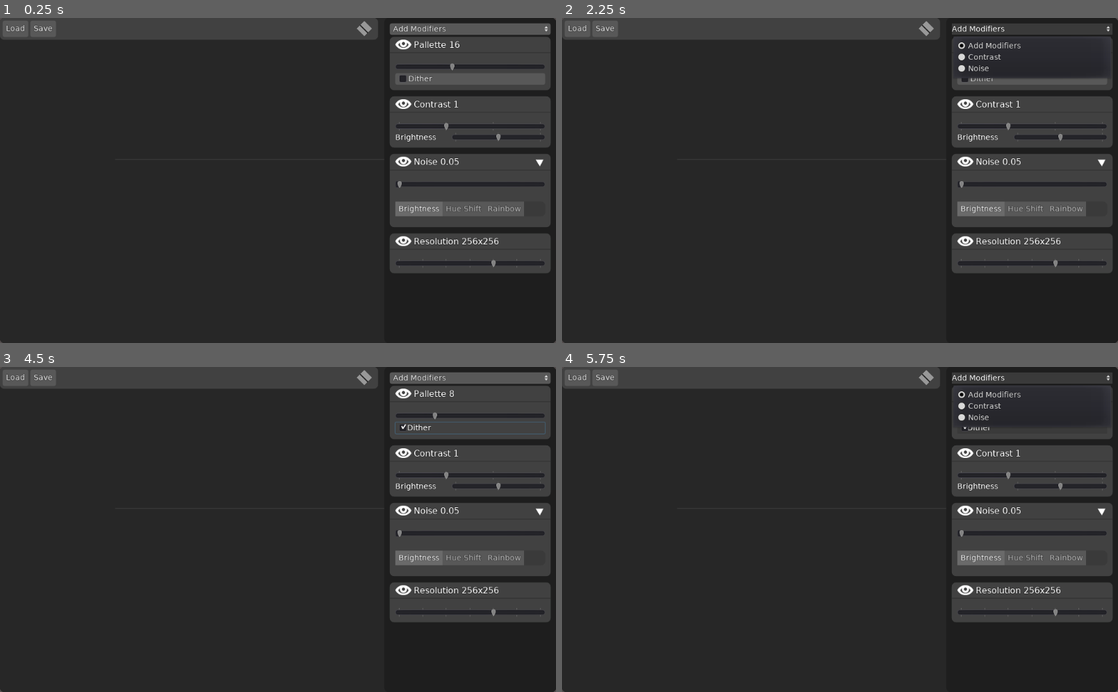
Above: before the commit, frames 1-4 (two rows, left to right).
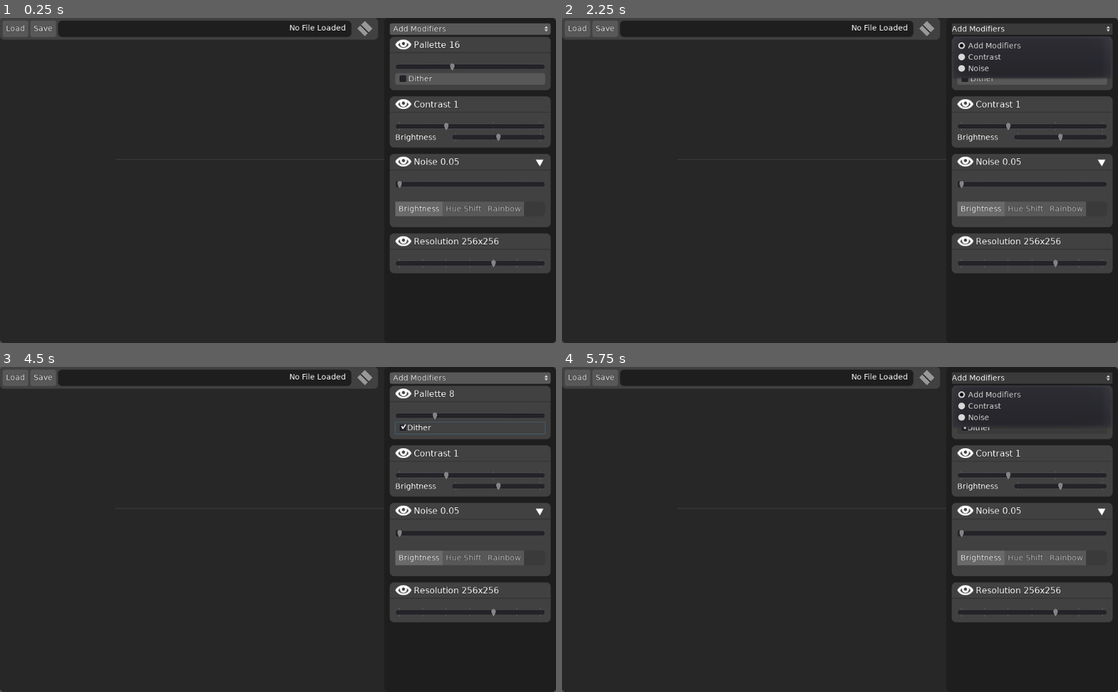
Above: after the commit, the same moments.

Repository: jackaperkins/texrex
Game: Godot game, scene res://main.tscn
Same seed, same stepped clock (60 frames per second), same inputs: the game is played once before the commit and once after it.
Inputs (mouse positions are in pixels of both pictures, inside the frame that each line leads up to):
- Up to frame 1 (0.25 s): no input
- Up to frame 2 (2.25 s): click (967, 44) at 0.52 s; click (967, 44) at 1.27 s; click "Add Modifiers" at 2 s
- Up to frame 3 (4.5 s): click "Dither" at 2.75 s; click "Add Modifiers" at 3.5 s; click "Dither" at 4.25 s
- Up to frame 4 (5.75 s): click "Add Modifiers" at 5 s

The runs differ from the first frame. In frame 1, 2.6% of the frame differs, in the area x 10-67%, y 0-6%; in frame 2, 2.6%; in frame 3, 2.6%; in frame 4, 2.6%.

Commit message:
add file path bar

Diff:
--- /dev/null
+++ b/texrex/junk/Item.tscn
@@ -0,0 +1,34 @@
+[gd_scene load_steps=2 format=2]
+
+[ext_resource path="res://junk/dragable_item.gd" type="Script" id=1]
+
+[node name="Item" type="PanelContainer"]
+margin_right = 249.0
+margin_bottom = 46.0
+script = ExtResource( 1 )
+__meta__ = {
+"_edit_use_anchors_": false
+}
+
+[node name="VBoxContainer" type="VBoxContainer" parent="."]
+margin_left = 7.0
+margin_top = 7.0
+margin_right = 242.0
+margin_bottom = 63.0
+
+[node name="ColorPickerButton" type="ColorPickerButton" parent="VBoxContainer"]
+margin_right = 235.0
+margin_bottom = 20.0
+disabled = true
+
+[node name="Label" type="Label" parent="VBoxContainer"]
+margin_top = 24.0
+margin_right = 235.0
+margin_bottom = 38.0
+text = "its me"
+
+[node name="Label2" type="Label" parent="VBoxContainer"]
+margin_top = 42.0
+margin_right = 235.0
+margin_bottom = 56.0
+text = "....its me ?"
--- /dev/null
+++ b/texrex/junk/dragable_item.gd
@@ -0,0 +1,33 @@
+extends PanelContainer
+
+
+# Declare member variables here. Examples:
+# var a = 2
+# var b = "text"
+
+export (Color, RGBA) var color = Color(1, 0, 0, 1)
+
+# Called when the node enters the scene tree for the first time.
+func _ready():
+	$VBoxContainer/Label.text = String(floor(rand_range(0,99)))
+	if randf() > 0.5:
+		var x = $VBoxContainer/Label2.duplicate()
+		$VBoxContainer.add_child(x)
+	$VBoxContainer/ColorPickerButton.color = Color(randf(), randf(), randf())
+
+
+func can_drop_data(position, data):
+	return get_parent().can_drop_data(position + rect_position, data)
+
+func drop_data(position, data):
+	get_parent().drop_data(position, data)
+
+func get_drag_data(position):
+	var cpb = ColorPickerButton.new()
+	cpb.color = color
+	cpb.rect_size = Vector2(50, 10)
+	set_drag_preview(cpb)
+	var data = {}
+	data.self = self
+	print('started dragging?')
+	return data
--- /dev/null
+++ b/texrex/junk/reorder_Test.tscn
@@ -0,0 +1,74 @@
+[gd_scene load_steps=4 format=2]
+
+[ext_resource path="res://junk/Item.tscn" type="PackedScene" id=1]
+[ext_resource path="res://junk/stack.gd" type="Script" id=2]
+
+[sub_resource type="StyleBoxFlat" id=1]
+bg_color = Color( 1, 1, 1, 1 )
+corner_radius_top_left = 8
+corner_radius_top_right = 8
+corner_radius_bottom_right = 8
+corner_radius_bottom_left = 8
+
+[node name="Control" type="Control"]
+anchor_left = 0.000921756
+anchor_top = 0.00157313
+anchor_right = 1.00092
+anchor_bottom = 1.00157
+margin_left = -2.3613
+margin_top = 0.23677
+margin_right = -2.36133
+margin_bottom = 0.236816
+__meta__ = {
+"_edit_use_anchors_": false
+}
+
+[node name="Panel" type="Panel" parent="."]
+margin_left = 193.0
+margin_top = 69.0
+margin_right = 464.0
+margin_bottom = 566.0
+__meta__ = {
+"_edit_use_anchors_": false
+}
+
+[node name="VBoxContainer" type="VBoxContainer" parent="Panel"]
+anchor_right = 1.0
+anchor_bottom = 1.0
+margin_left = 11.0
+margin_top = 12.0
+margin_right = -11.0
+margin_bottom = -12.0
+script = ExtResource( 2 )
+__meta__ = {
+"_edit_use_anchors_": false
+}
+
+[node name="Item" parent="Panel/VBoxContainer" instance=ExtResource( 1 )]
+margin_bottom = 70.0
+
+[node name="Item2" parent="Panel/VBoxContainer" instance=ExtResource( 1 )]
+margin_top = 74.0
+margin_bottom = 144.0
+
+[node name="Item3" parent="Panel/VBoxContainer" instance=ExtResource( 1 )]
+margin_top = 148.0
+margin_bottom = 218.0
+
+[node name="Item4" parent="Panel/VBoxContainer" instance=ExtResource( 1 )]
+margin_top = 222.0
+margin_bottom = 292.0
+
+[node name="Item5" parent="Panel/VBoxContainer" instance=ExtResource( 1 )]
+margin_top = 296.0
+margin_bottom = 366.0
+
+[node name="PreviewBar" type="Panel" parent="Panel"]
+margin_left = 2.758
+margin_top = 4.973
+margin_right = 270.758
+margin_bottom = 11.973
+custom_styles/panel = SubResource( 1 )
+__meta__ = {
+"_edit_use_anchors_": false
+}
--- /dev/null
+++ b/texrex/junk/stack.gd
@@ -0,0 +1,47 @@
+extends VBoxContainer
+
+
+# Declare member variables here. Examples:
+# var a = 2
+# var b = "text"
+
+onready var preview_bar = $"../PreviewBar"
+
+var potential_index = 0
+
+# Called when the node enters the scene tree for the first time.
+func _ready():
+	pass # Replace with function body.
+
+
+# Called every frame. 'delta' is the elapsed time since the previous frame.
+#func _process(delta):
+#	pass
+
+func can_drop_data(position, data):
+	potential_index = 0
+	print(String(position))
+
+	position.y = floor(position.y / 40)*40
+
+	var children = get_children()
+
+	var snapped_y = 0
+
+	# loop over children comparing out height to half middle of each child
+	for child in children:
+		if position.y < child.rect_position.y + child.rect_size.y/2:
+			break
+		else:
+			potential_index += 1
+			snapped_y = child.rect_position.y + child.rect_size.y
+
+	preview_bar.rect_position = Vector2(0, snapped_y)
+	return true
+
+
+func drop_data(position, data):
+	var item:Control = data.self
+	move_child(item, potential_index)
+	print(potential_index)
+	print('data was dropped at position ' + String(position))
--- a/texrex/main.gd
+++ b/texrex/main.gd
@@ -6,6 +6,7 @@
 var result = Image.new()
 
 onready var modifiers_container = $main_split/Panel/VBoxContainer/modifiers_container
+onready var file_name_label = $"main_split/main area/Menubar/HBoxContainer/PanelContainer/Filename"
 
 var texture = ImageTexture.new() # texture version that can be shown inside a sprite
 
@@ -128,6 +129,7 @@
 	var path = path_to_image.rsplit("/", true, 1)[0]
 	config.set_value('memory', 'last_directory', path)
 	print('setting path memory! ' + path)
+	file_name_label.text = path_to_image
 	config.save('user://settings.cfg')
 	original_image.load(path_to_image)
 	image.copy_from(original_image)
--- a/texrex/main.tscn
+++ b/texrex/main.tscn
@@ -1,27 +1,9 @@
-[gd_scene load_steps=8 format=2]
+[gd_scene load_steps=7 format=2]
 
 [ext_resource path="res://main.gd" type="Script" id=1]
 [ext_resource path="res://modifiers/contrast/modifier_contrast.tscn" type="PackedScene" id=2]
 [ext_resource path="res://theme/main_theme.tres" type="Theme" id=6]
 [ext_resource path="res://theme/panel_styleboxflat_dark.tres" type="StyleBox" id=7]
-
-[sub_resource type="GDScript" id=1]
-script/source = "extends MenuButton
-
-var popup
-
-func _ready():
-	popup = get_popup()
-	popup.add_item(\"Open...\")
-	popup.add_separator()
-	popup.add_item(\"item b\")
-	popup.add_item(\"item c\")
-	popup.connect(\"id_pressed\", self, \"_on_item_pressed\")
-
-func _on_item_pressed(ID):
-	print(ID)
-	print(popup.get_item_text(ID), \" pressed\")
-"
 
 [sub_resource type="StyleBoxFlat" id=2]
 
@@ -110,21 +92,9 @@
 "_edit_use_anchors_": false
 }
 
-[node name="MenuButton" type="MenuButton" parent="main_split/main area/Menubar/HBoxContainer"]
-visible = false
-margin_right = 35.0
-margin_bottom = 30.0
-text = "File"
-items = [ "Open...", null, 0, false, false, 0, 0, null, "", false, "", null, 0, false, false, 1, 0, null, "", true ]
-switch_on_hover = true
-script = SubResource( 1 )
-__meta__ = {
-"_edit_use_anchors_": false
-}
-
 [node name="Load" type="Button" parent="main_split/main area/Menubar/HBoxContainer"]
 margin_right = 47.0
-margin_bottom = 30.0
+margin_bottom = 37.0
 text = "Load"
 __meta__ = {
 "_edit_use_anchors_": false
@@ -133,22 +103,43 @@
 [node name="Save" type="Button" parent="main_split/main area/Menubar/HBoxContainer"]
 margin_left = 51.0
 margin_right = 98.0
-margin_bottom = 30.0
+margin_bottom = 37.0
 text = "Save"
 __meta__ = {
 "_edit_use_anchors_": false
 }
 
+[node name="PanelContainer" type="Panel" parent="main_split/main area/Menubar/HBoxContainer"]
+margin_left = 102.0
+margin_right = 642.0
+margin_bottom = 37.0
+size_flags_horizontal = 3
+custom_styles/panel = ExtResource( 7 )
+
+[node name="Filename" type="Label" parent="main_split/main area/Menubar/HBoxContainer/PanelContainer"]
+anchor_right = 1.0
+anchor_bottom = 1.0
+margin_left = 10.0
+margin_top = 5.0
+margin_right = -10.0
+size_flags_horizontal = 5
+text = "No File Loaded"
+align = 2
+clip_text = true
+__meta__ = {
+"_edit_use_anchors_": false
+}
+
 [node name="Container" type="Control" parent="main_split/main area/Menubar/HBoxContainer"]
-margin_left = 686.0
+margin_left = 646.0
 margin_right = 686.0
-margin_bottom = 30.0
-size_flags_horizontal = 10
+margin_bottom = 37.0
+rect_min_size = Vector2( 40, 0 )
 
 [node name="RenderIndicator" type="Panel" parent="main_split/main area/Menubar/HBoxContainer/Container"]
-margin_left = -30.0
+margin_left = 10.9698
 margin_top = 4.522
-margin_right = -10.0
+margin_right = 30.9698
 margin_bottom = 24.522
 rect_rotation = -134.6
 rect_pivot_offset = Vector2( 10, 10 )
--- a/texrex/theme/panel_styleboxflat_dark.tres
+++ b/texrex/theme/panel_styleboxflat_dark.tres
@@ -1,10 +1,10 @@
 [gd_resource type="StyleBoxFlat" format=2]
 
 [resource]
-content_margin_left = 10.0
-content_margin_right = 10.0
-content_margin_top = 10.0
-content_margin_bottom = 10.0
+content_margin_left = 0.0
+content_margin_right = 0.0
+content_margin_top = 0.0
+content_margin_bottom = 0.0
 bg_color = Color( 0.121569, 0.121569, 0.121569, 1 )
 corner_radius_top_left = 8
 corner_radius_top_right = 8
